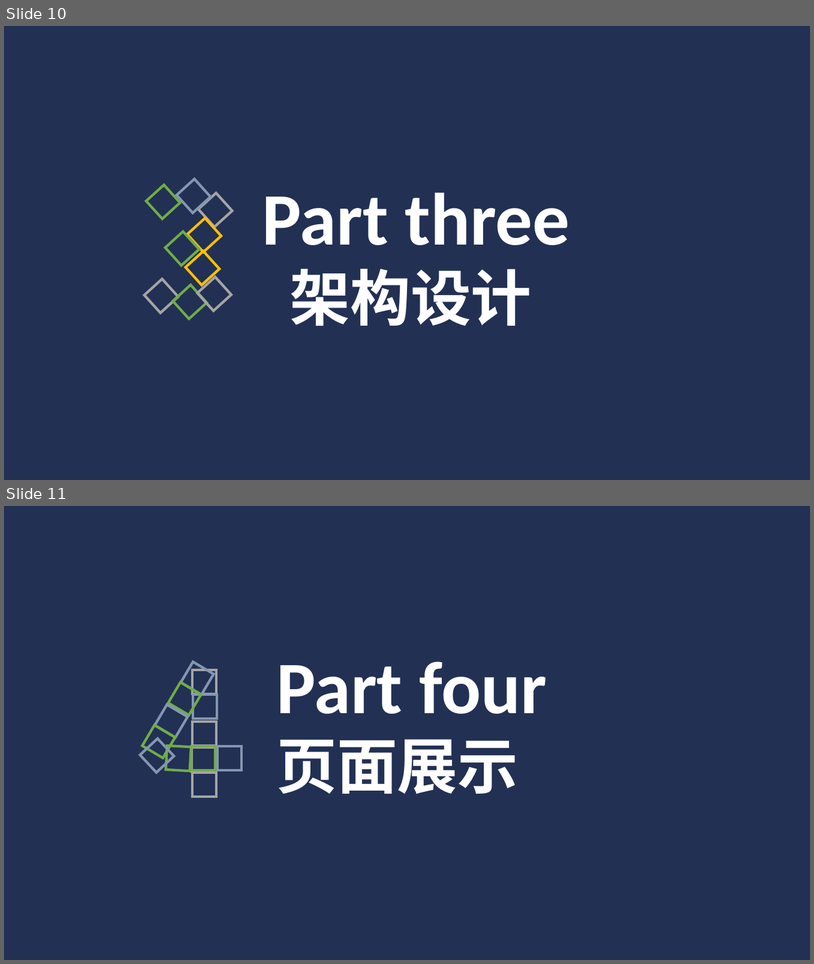
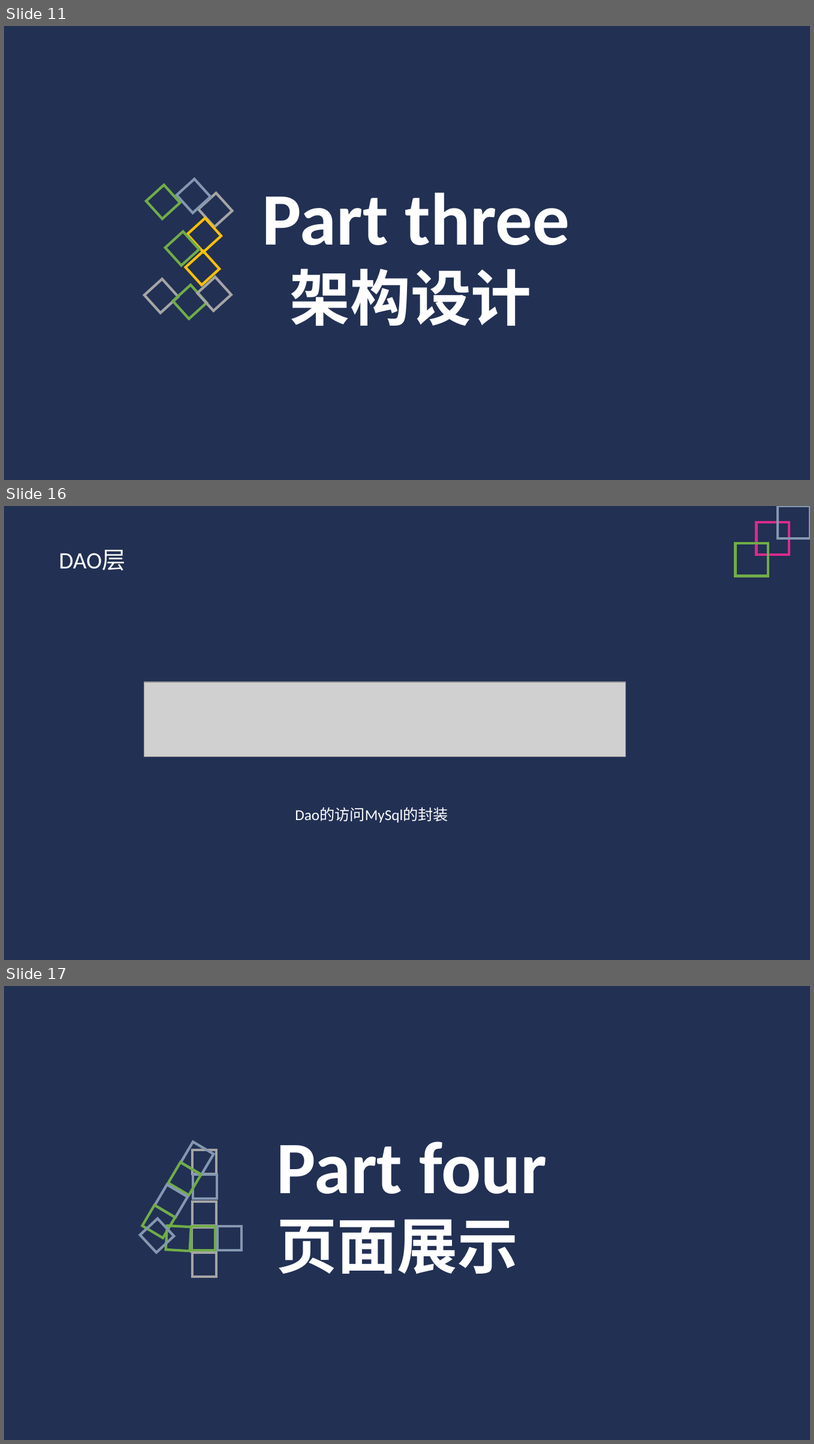
Before and after one commit to Glossy/WebEngineering, a slide deck: tasks/展示.pptx. Shown one above the other, each under a label of ours: slides 10 and 11 before the commit, slides 11, 16 and 17 after it; the slides between them are not shown. The pictures are 814x964 and 814x1444 pixels, drawn with LibreOffice and Linux fonts; fonts in the diff are those of the drawing; grey boxes stand for pictures. Boxes give left, top, right and bottom in pixels: in the first picture for what was removed or moved away, otherwise in the second. Text is boxed around its words. In the diff, an @@ line names an element or a change of style, - is before the commit and + after.

```diff
--- a/tasks/展示.pptx
+++ b/tasks/展示.pptx
@@ slide 16 added at box(4, 506, 810, 960), background #FFFFFF; not listed: 2 template elements that a slide beside it also shows @@
@@ rectangle added at box(757, 522, 790, 555), outline #DA2B89 3 pt @@
@@ rectangle added at box(778, 506, 810, 538), outline #8497B0 3 pt @@
@@ text added at box(59, 550, 126, 571), 28 pt, text #FFFFFF @@
+DAO层
@@ rectangle added at box(736, 544, 768, 576), outline #70AD47 3 pt @@
@@ picture added at box(144, 682, 626, 756) @@
@@ text added at box(295, 808, 449, 822), 18 pt, text #FFFFFF @@
+Dao的访问MySql的封装
@@ what was slide 10 is now slide 11 @@
@@ what was slide 11 is now slide 17 @@
```
Also in this commit, not shown: 13 other slides added.
